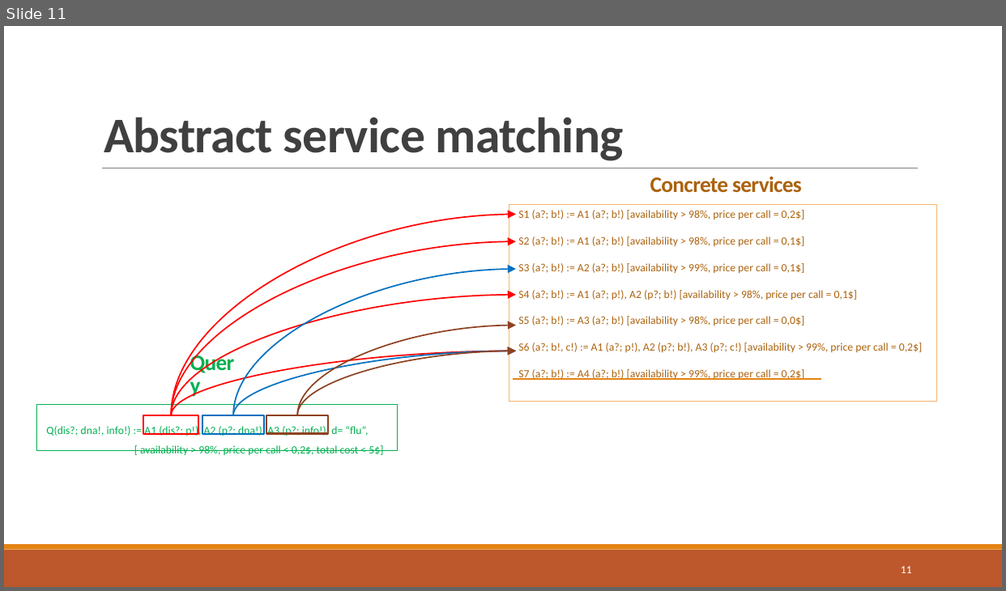
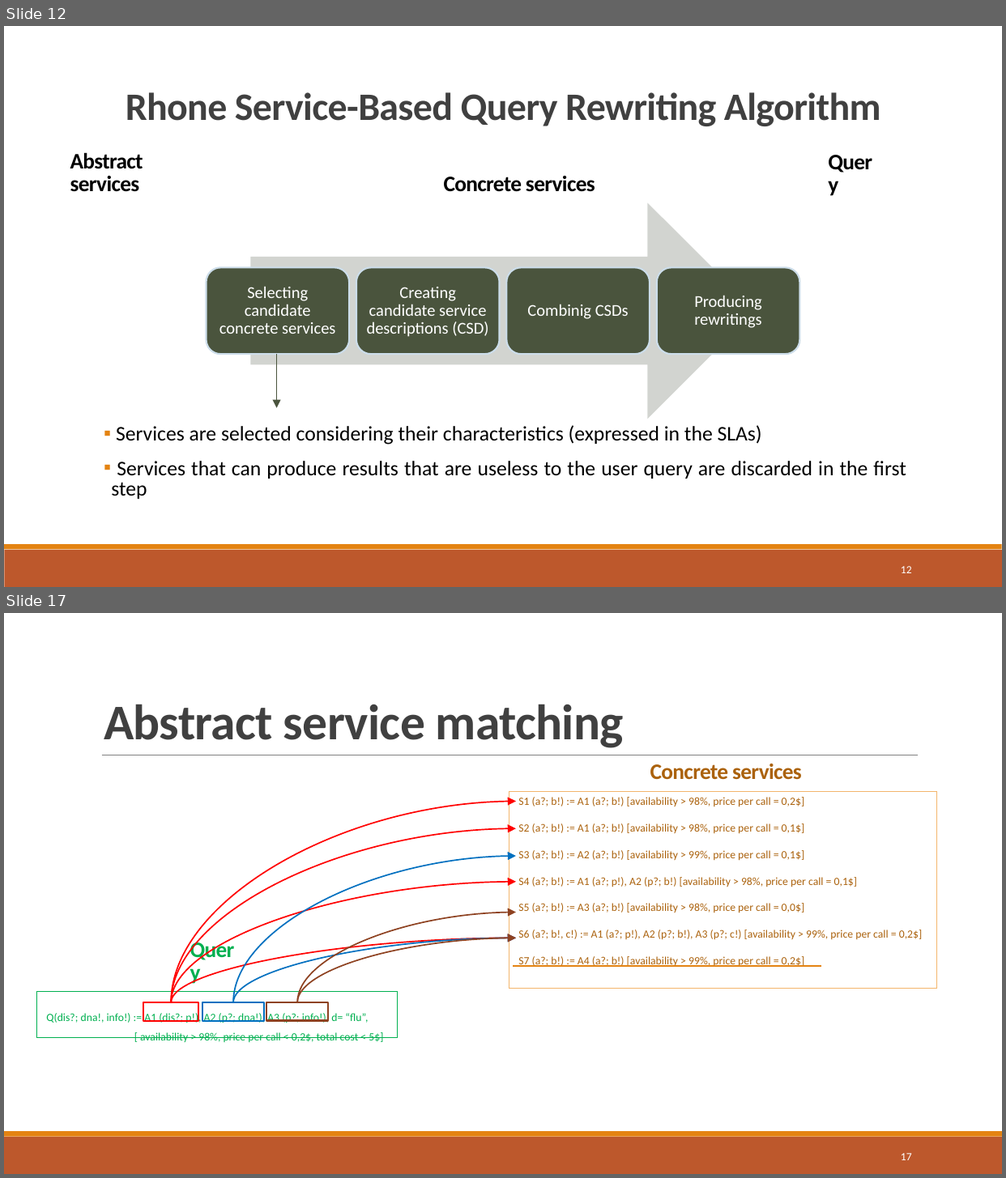
Before and after one commit to danielboni/DanielCarvalho-PhD, a slide deck: Presentations/ADBIS 2016/ADBIS-2016-Presentation.pptx. Shown one above the other, each under a label of ours: slide 11 before the commit, slides 12 and 17 after it; the slides between them are not shown. The pictures are 1006x591 and 1006x1178 pixels, drawn with LibreOffice and Linux fonts; fonts in the diff are those of the drawing. Boxes give left, top, right and bottom in pixels: in the first picture for what was removed or moved away, otherwise in the second. Text is boxed around its words. In the diff, an @@ line names an element or a change of style, - is before the commit and + after.

```diff
--- a/Presentations/ADBIS 2016/ADBIS-2016-Presentation.pptx
+++ b/Presentations/ADBIS 2016/ADBIS-2016-Presentation.pptx
@@ slide 12 added at [4,26,1002,587], background #FFFFFF; not listed: 2 template elements that a slide beside it also shows @@
@@ text added at [126,92,881,126], 28 pt, text #404040, bold @@
+Rhone Service-Based Query Rewriting Algorithm
@@ text added at [461,94,558,126], 16 pt, text #000000, bold @@
+Query
@@ text added at [70,152,143,192], 16 pt, text #000000, bold @@
+Abstract services
@@ text added at [444,176,595,192], 16 pt, text #000000, bold @@
+Concrete services
@@ right arrow added at [250,203,756,419], fill #D3D5D1 @@
@@ freeform shape added at [206,267,349,354], fill #4A543E, outline #CCDDEA 1.25 pt, 12 pt, text #FFFFFF @@
+Selecting candidate concrete services
@@ freeform shape added at [356,267,499,354], fill #4A543E, outline #CCDDEA 1.25 pt, 12 pt, text #FFFFFF @@
+Creating candidate service descriptions (CSD)
@@ freeform shape added at [507,267,650,354], fill #4A543E, outline #CCDDEA 1.25 pt, 12 pt, text #FFFFFF @@
+Combinig CSDs
@@ freeform shape added at [657,267,799,354], fill #4A543E, outline #CCDDEA 1.25 pt, 12 pt, text #FFFFFF @@
+Producing rewritings
@@ arrow added from (276, 354) to (276, 408), #4A543E 1 pt @@
@@ text added at [111,425,906,499], 15 pt, text #000000 @@
+▪ Services are selected considering their characteristics (expressed in the SLAs)
+▪ Services that can produce results that are useless to the user query are discarded in the first step
@@ page number added at [901,566,912,574], 7.9 pt, text #FFFFFF @@
+12
@@ what was slide 11 is now slide 17 @@
@@ page number at [901,1153,912,1161]: text changed @@
-11
+17
```
Also in this commit, not shown: 2 slides changed, 5 other slides added.
